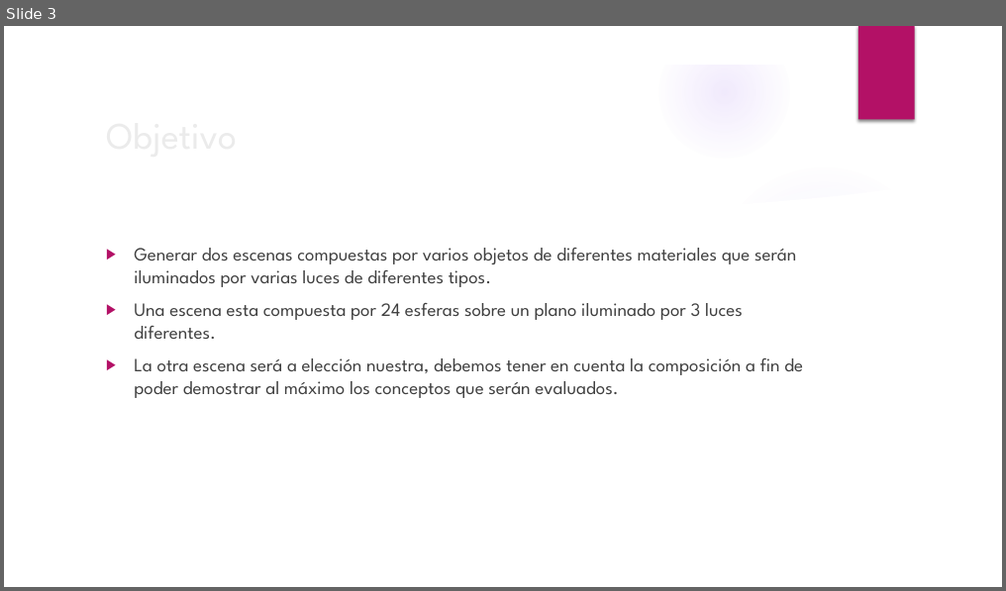
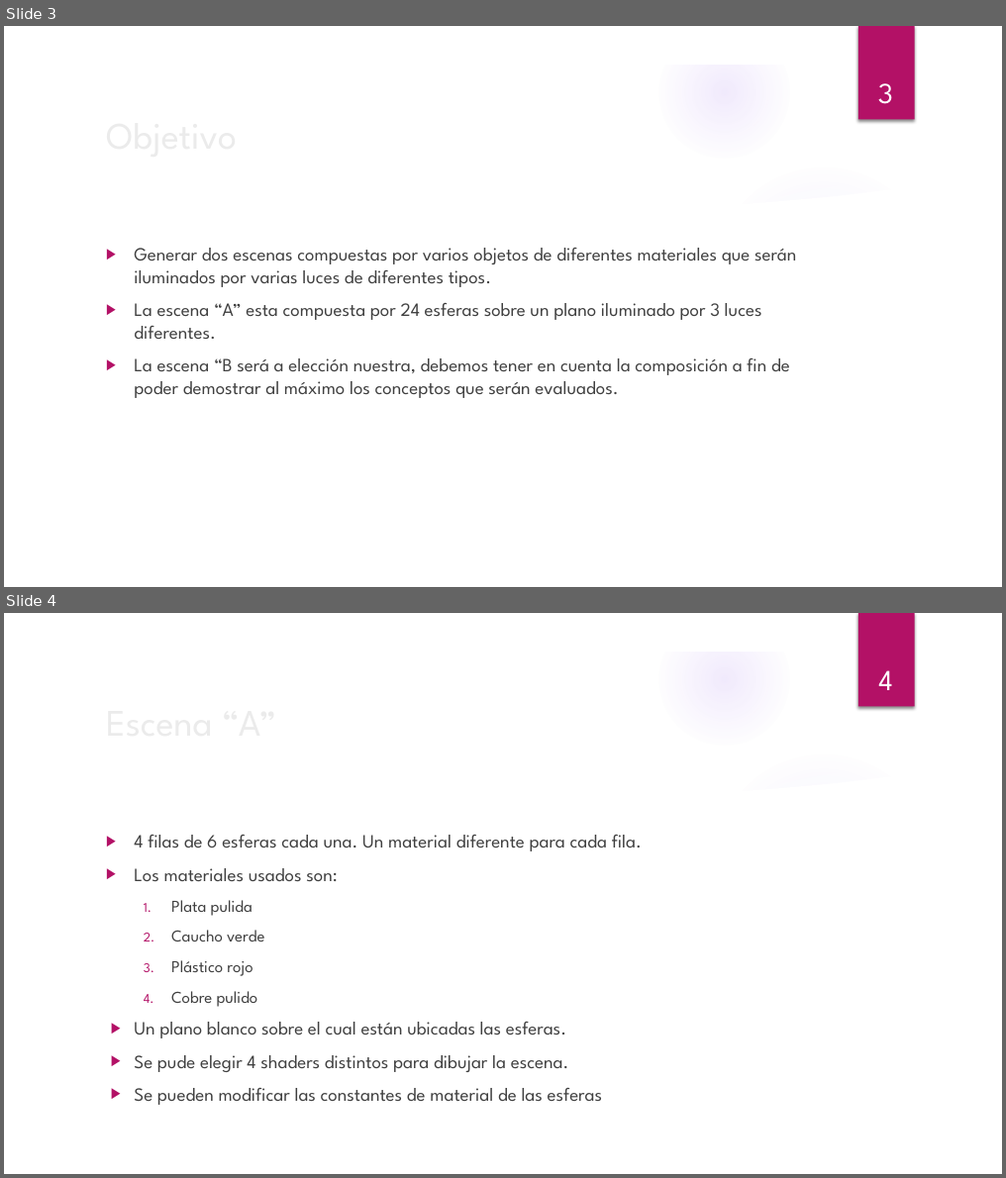
Before and after one commit to nlandau91/CG2019, a slide deck: Proyecto2/Presentacion Proyecto 2.pptx. Shown one above the other, each under a label of ours: slide 3 before the commit, slides 3 and 4 after it. The pictures are 1006x591 and 1006x1178 pixels, drawn with LibreOffice and Linux fonts; fonts in the diff are those of the drawing; background and template pictures are left out. Boxes give left, top, right and bottom in pixels: in the first picture for what was removed or moved away, otherwise in the second. Text is boxed around its words. In the diff, an @@ line names an element or a change of style, - is before the commit and + after.

```diff
--- a/Proyecto2/Presentacion Proyecto 2.pptx
+++ b/Proyecto2/Presentacion Proyecto 2.pptx
@@ slide 4 added at box(4, 613, 1002, 1174), background picture (left out); not listed: 9 template elements that a slide beside it also shows @@
@@ page number added at box(878, 670, 892, 690), 28 pt, text #FFFFFF @@
+4
@@ text added at box(134, 835, 642, 1105), 18 pt, text #404040 @@
+▶ 4 filas de 6 esferas cada una. Un material diferente para cada fila.
+▶ Los materiales usados son:
+  1. Plata pulida
+  2. Caucho verde
+  3. Plástico rojo
+  4. Cobre pulido
+▶ Un plano blanco sobre el cual están ubicadas las esferas.
+▶ Se pude elegir 4 shaders distintos para dibujar la escena.
+▶ Se pueden modificar las constantes de material de las esferas
@@ title added at box(511, 1060, 569, 1068), 36 pt, text #EBEBEB @@
+Escena “A”
@@ slide 3 changed as well @@
@@ page number added at box(878, 83, 893, 104), 28 pt, text #FFFFFF @@
+3
@@ text at box(134, 303, 790, 398): text changed @@
-▶ Una escena esta compuesta por 24 esferas sobre un plano iluminado por 3 luces diferentes.
-▶ La otra escena será a elección nuestra, debemos tener en cuenta la composición a fin de poder demostrar al máximo los conceptos que serán evaluados.
+▶ La escena “A” esta compuesta por 24 esferas sobre un plano iluminado por 3 luces diferentes.
+▶ La escena “B será a elección nuestra, debemos tener en cuenta la composición a fin de poder demostrar al máximo los conceptos que serán evaluados.
```
Also in this commit, not shown: 5 other slides changed, 4 slides removed.
